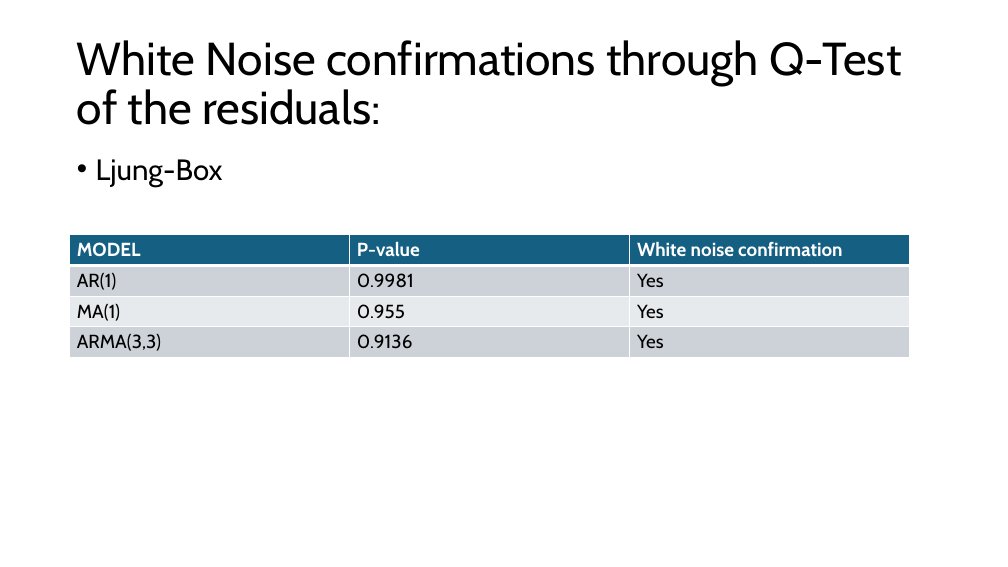
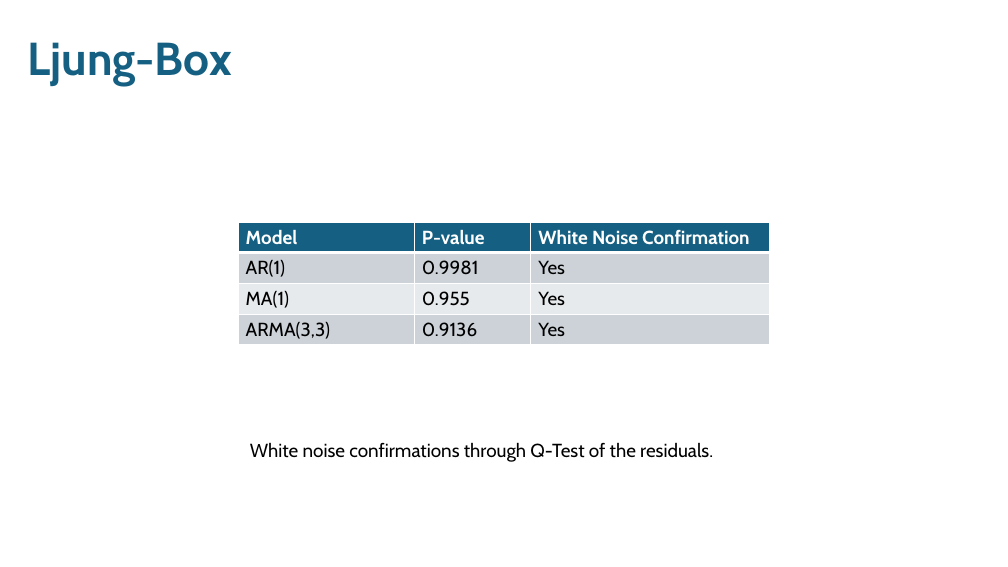
Before and after one commit to mckenzie-maidl/data5305-traffic-predictions, a slide deck: slide 9 of Presentations/Forecasting_ECON 5305_Final Presentation.pptx (slide 11 before the commit). Drawn at 1008x567 pixels with LibreOffice and Linux fonts; fonts in the diff are those of the drawing. Boxes give left, top, right and bottom in pixels: in the first picture for what was removed or moved away, otherwise in the second. Text is boxed around its words. In the diff, an @@ line names an element or a change of style, - is before the commit and + after.

```diff
--- a/Presentations/Forecasting_ECON 5305_Final Presentation.pptx
+++ b/Presentations/Forecasting_ECON 5305_Final Presentation.pptx
@@ text "Ljung-Box": place and size @@
-text "Ljung-Box" at [96,159,223,187]
+text "Ljung-Box" at [27,42,231,86]
@@ text "Ljung-Box" at [27,42,231,86]: size 28 to 44 pt, text colour #000000 to #156082, bold on; bullet • to none; less space between paragraphs @@
@@ table at [238,222,770,345] @@
-row 1, column 1: MODEL
+row 1, column 1: Model
-row 1, column 3: White noise confirmation
+row 1, column 3: White Noise Confirmation
@@ table: place and size @@
-table at [70,235,911,358]
+table at [238,222,770,345]
@@ title at [250,442,713,462]: text changed; size 44 to 18 pt @@
-White Noise confirmations through Q-Test of the residuals:
+White noise confirmations through Q-Test of the residuals.
```
Also in this commit, not shown: 12 other slides changed, 1 slide added, 3 slides removed, 1 other file.
